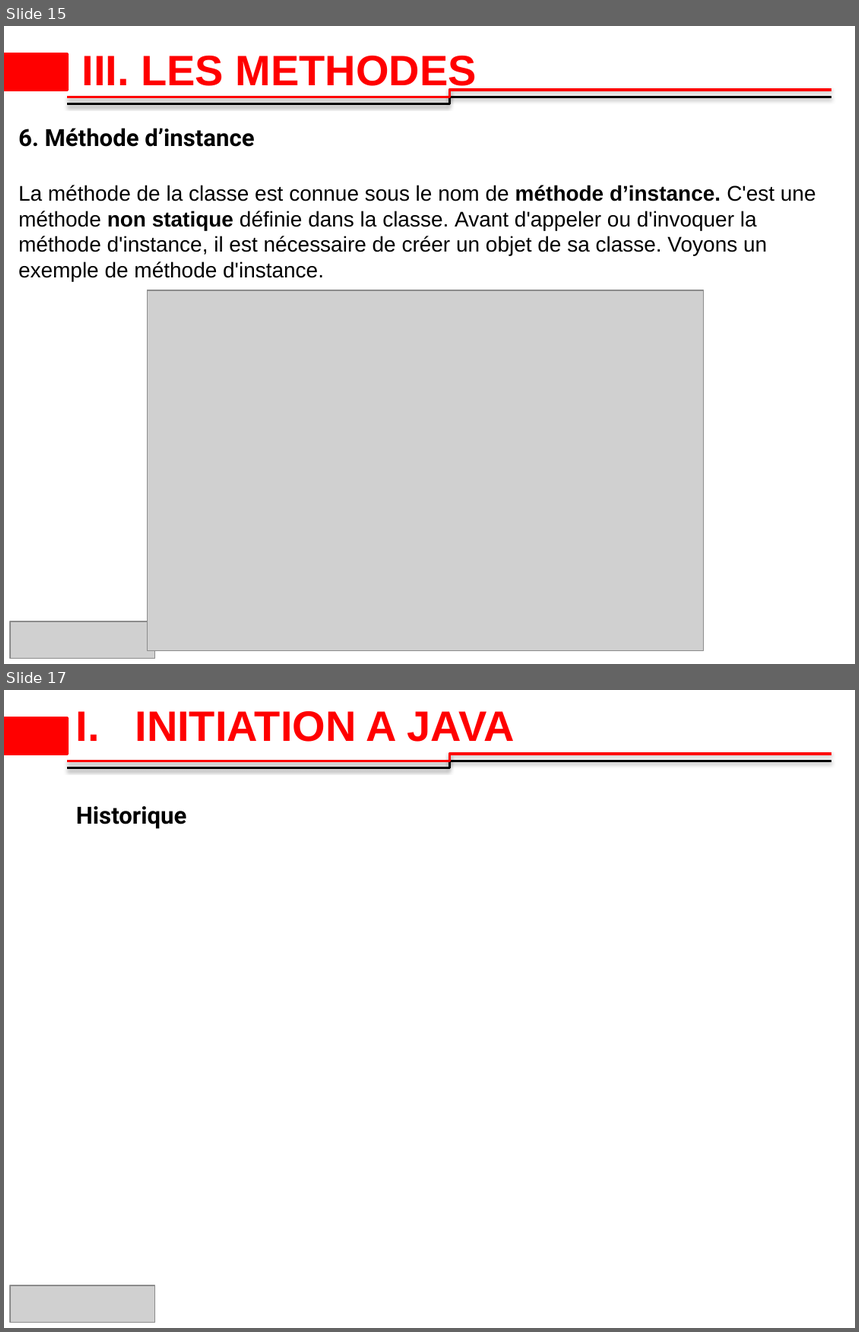
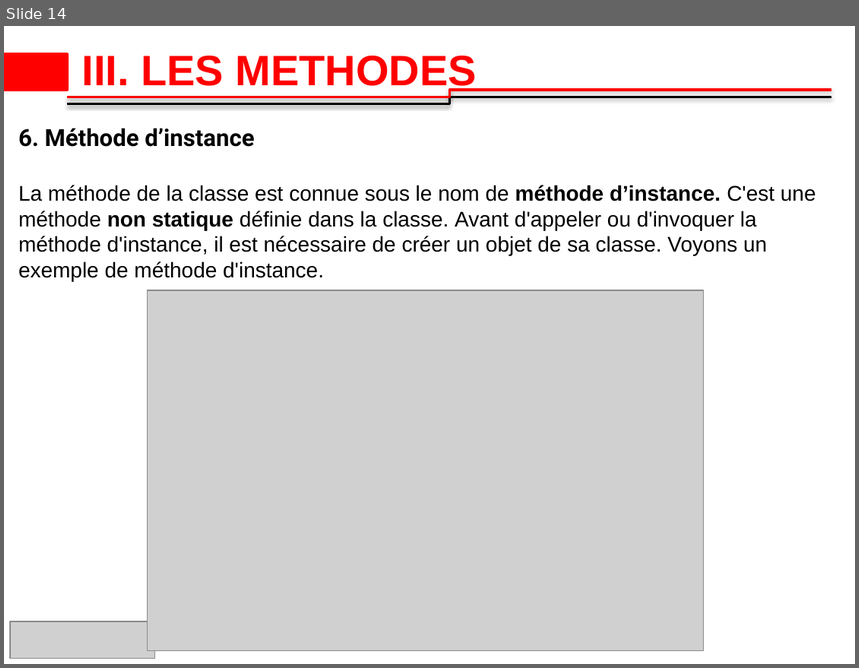
Before and after one commit to 2losky/Poo_Java, a slide deck: java-oop latest.pptx. Shown one above the other, each under a label of ours: slides 15 and 17 before the commit, slide 14 after it; the slides between them are not shown. The pictures are 859x1332 and 859x668 pixels, drawn with LibreOffice and Linux fonts; fonts in the diff are those of the drawing; grey boxes stand for pictures; background and template pictures are left out. Boxes give left, top, right and bottom in pixels: in the first picture for what was removed or moved away, otherwise in the second. Text is boxed around its words. In the diff, an @@ line names an element or a change of style, - is before the commit and + after.

```diff
--- a/java-oop latest.pptx
+++ b/java-oop latest.pptx
@@ slide 17 removed at [4, 690, 855, 1328], background #FFFFFF; not listed: 3 template elements that a slide beside it also shows @@
@@ title removed at [76, 711, 515, 742] @@
-I. INITIATION A JAVA
@@ text removed at [76, 806, 186, 829] @@
-Historique
@@ picture removed at [10, 1286, 154, 1322] @@
@@ what was slide 15 is now slide 14 @@
```
Also in this commit, not shown: 3 slides changed, 8 slides added, 3 other slides removed.
